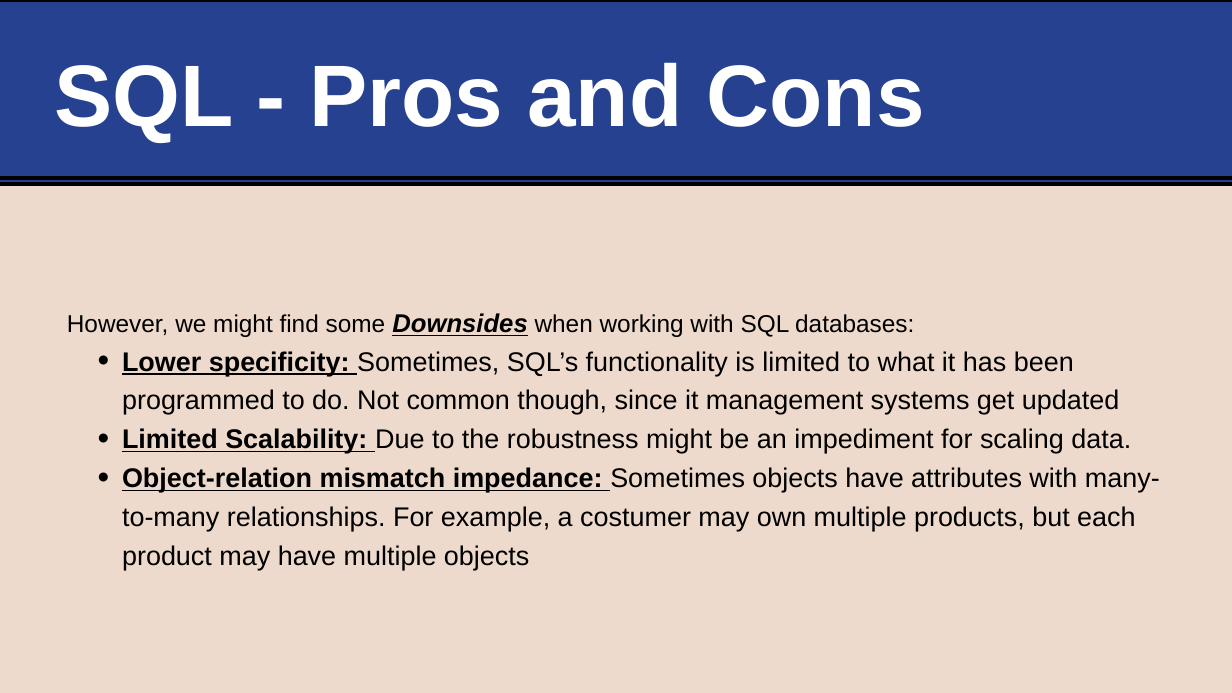
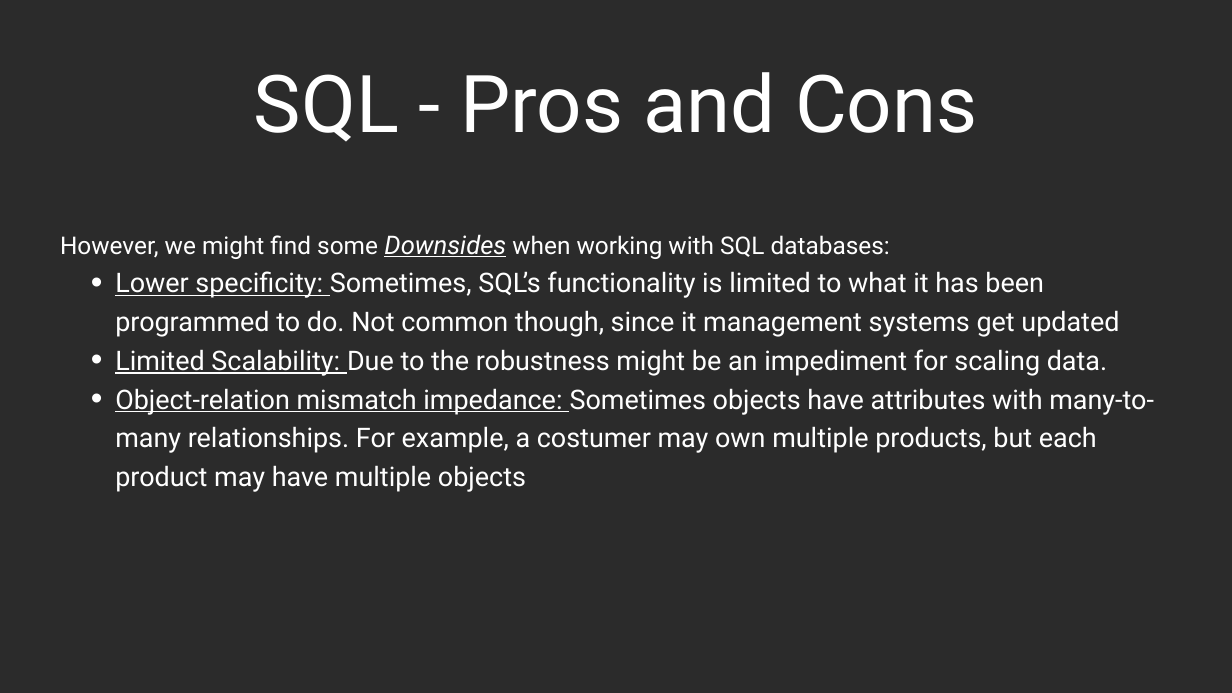
Before and after one commit to life-efficient/Data-Engineering, a slide deck: slide 8 of 2. SQL/1. SQL Basics/1. SQL Basics.pptx (slide 7 before the commit). Drawn at 1232x693 pixels with LibreOffice and Linux fonts; fonts in the diff are those of the drawing; background and template pictures are left out; a plain dark background stands for a picture behind light text. Boxes give left, top, right and bottom in pixels: in the first picture for what was removed or moved away, otherwise in the second. Text is boxed around its words. In the diff, an @@ line names an element or a change of style, - is before the commit and + after.

```diff
--- a/2. SQL/1. SQL Basics/1. SQL Basics.pptx
+++ b/2. SQL/1. SQL Basics/1. SQL Basics.pptx
@@ background #EDDACC to picture (left out) @@
@@ rectangle removed at (x1=0, y1=0, x2=1232, y2=184) @@
@@ title "SQL - Pros and Cons" moved from (x1=54, y1=62, x2=925, y2=142) to (x1=254, y1=72, x2=977, y2=142) @@
@@ title "SQL - Pros and Cons" at (x1=254, y1=72, x2=977, y2=142): size 136 to 124.2 pt, font Arial to Roboto, bold off; alignment left to centre; vertical alignment middle to bottom @@
@@ line removed from (0, 178) to (1232, 178) @@
@@ text "However, we might find some ..." moved from (x1=67, y1=313, x2=1160, y2=570) to (x1=60, y1=234, x2=1154, y2=492) @@
@@ text "However, we might find some ..." at (x1=60, y1=234, x2=1154, y2=492): font Arial to Roboto, text colour #000000 to #FFFFFF; bold off in "Downsides", "Lower specificity:", "Limited Scalability:", "Object-relation mismatch impedance:" @@
```
Also in this commit, not shown: 23 other slides changed, 4 slides added, 3 slides removed, 1 other file.
